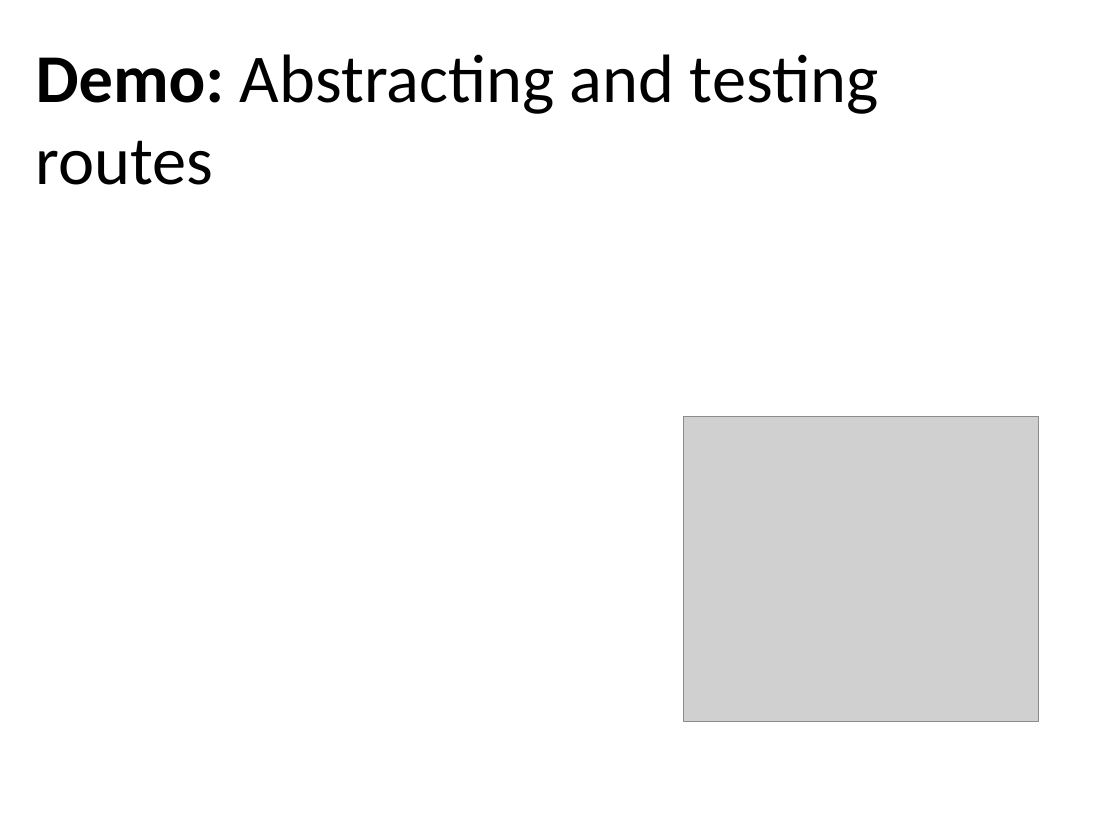
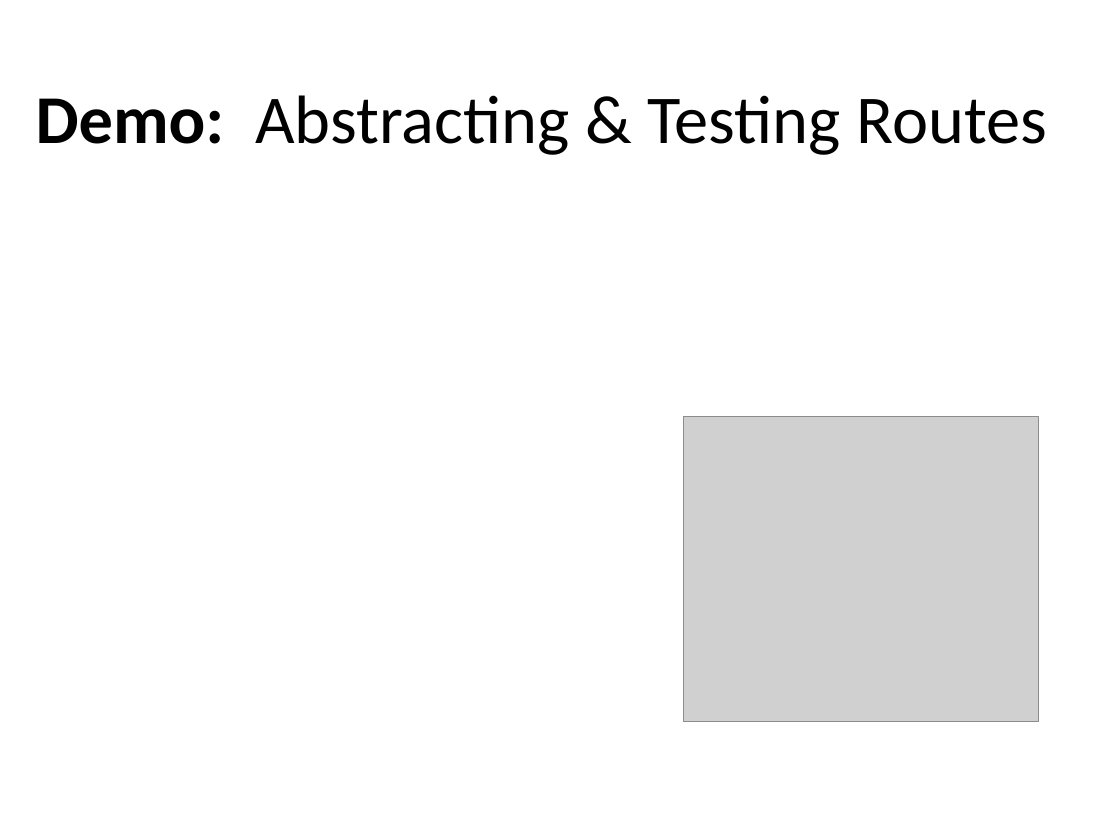
Before and after one commit to kburnell/TestDrivingASP.NETMVC, a slide deck: slide 21 of TestDrivingASP.NETMVC.pptx. Drawn at 1120x840 pixels with LibreOffice and Linux fonts; fonts in the diff are those of the drawing; grey boxes stand for pictures; background and template pictures are left out. Boxes give left, top, right and bottom in pixels: in the first picture for what was removed or moved away, otherwise in the second. Text is boxed around its words. In the diff, an @@ line names an element or a change of style, - is before the commit and + after.

```diff
--- a/TestDrivingASP.NETMVC.pptx
+++ b/TestDrivingASP.NETMVC.pptx
@@ text at [36, 95, 1047, 155]: text changed @@
-Demo: Abstracting and testing routes
+Demo: Abstracting & Testing Routes
```
Also in this commit, not shown: 3 other slides changed, 2 other files.
